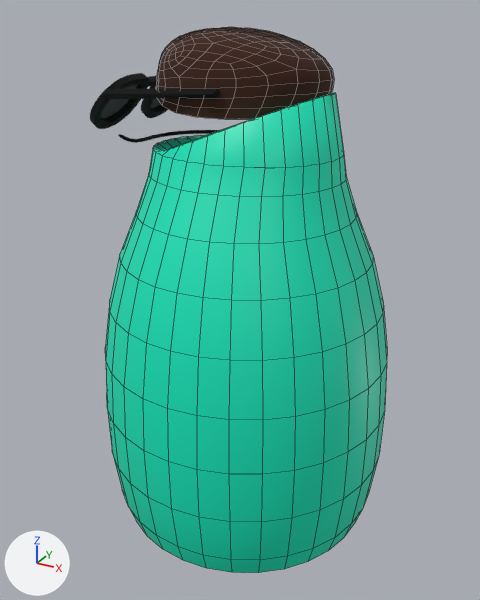
Before and after pictures for a commit that changed the Blender file Assets/3D models/ClothingModel.blend.
One viewpoint serves both versions: a 50 mm camera at (1.35, -2.48, 2.31) aimed at (-0.01, -0.01, 1.08). Every picture has the same lights, and +X, +Y and +Z are marked at lower left. Mesh edges are drawn as thin lines on the coarser meshes.
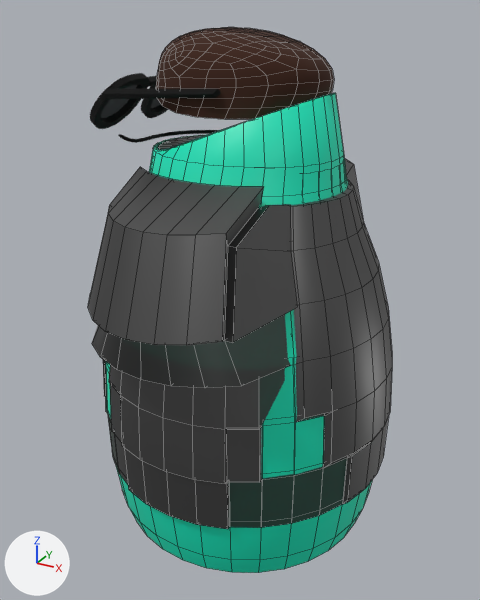
Location of each change, (x1, y1, x2, y2) in pixels of the pictures (480 x 600 px):
'Sphere.003', added
    after: (88, 135, 392, 529)
    faces in mat_material_002 (dark grey #6d6d6d): (88, 158, 392, 529)
    faces in mat_material_003 (dark grey #5d5d5d): (92, 135, 347, 528)
'Sphere.002', unchanged, covered by the edit
    before: (105, 93, 387, 573)
    after: (106, 93, 372, 573)

The change, as a diff of the scene's bpy script:
```diff
--- a/Assets/3D models/ClothingModel.blend.py
+++ b/Assets/3D models/ClothingModel.blend.py
@@ mat_material_002 @@
+mat_material_002 = principled_material('Material.002')
+mat_material_002.base_color = (0.152, 0.152, 0.152)  # dark grey #6d6d6d
+mat_material_002.metallic = 1.0
+mat_material_002.roughness = 0.476
@@ mat_material_003 @@
+mat_material_003 = principled_material('Material.003')
+mat_material_003.base_color = (0.109, 0.109, 0.109)  # dark grey #5d5d5d
+mat_material_003.metallic = 1.0
+mat_material_003.roughness = 0.315
+mat_material_003.alpha = 0.85
@@ me_sphere_003 @@
+me_sphere_003.from_pydata(...)  # 573 vertices, 544 faces; spans x -0.82..1.03, y -1.27..1.3, z -0.19..0.92
+me_sphere_003.polygons.foreach_set('use_smooth', [True] * 544)
+# faces by material slot: [384, 160]
+me_sphere_003.materials.append(mat_material_002)  # dark grey #6d6d6d
+me_sphere_003.materials.append(mat_material_003)  # dark grey #5d5d5d
@@ ob_sphere_003 @@
+ob_sphere_003 = bpy.data.objects.new('Sphere.003', me_sphere_003)
+ob_sphere_003.location = (-0.074, 0.002, 0.578)
+ob_sphere_003.rotation_euler = (0.0, 0.0, -0.00215)  # degrees (0, 0, -0.1)
+ob_sphere_003.scale = (0.765, 0.688, 1.3)
```
